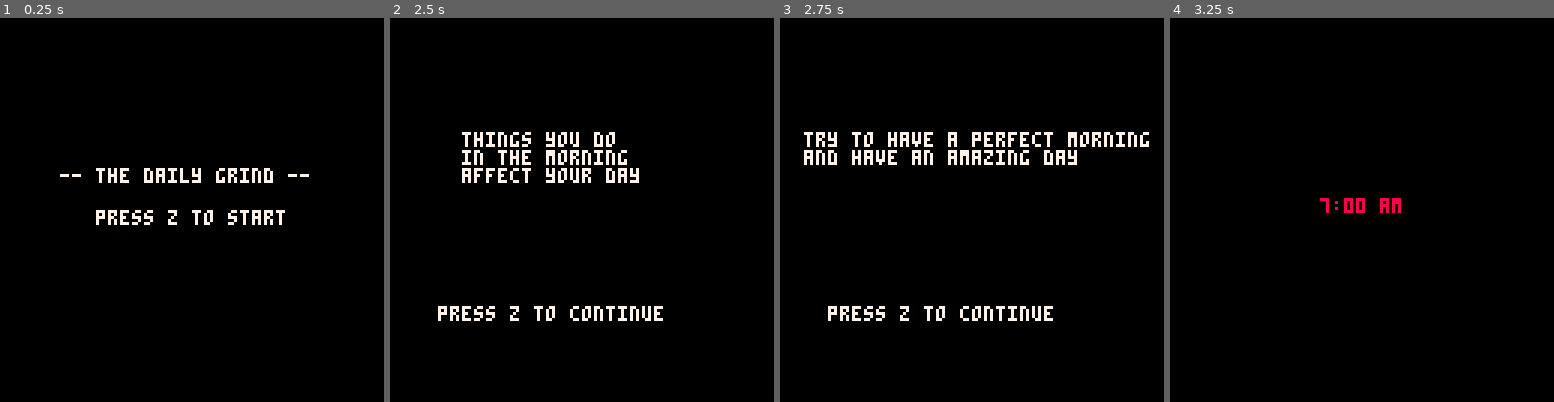
Above: before the commit, frames 1-4 (left to right).
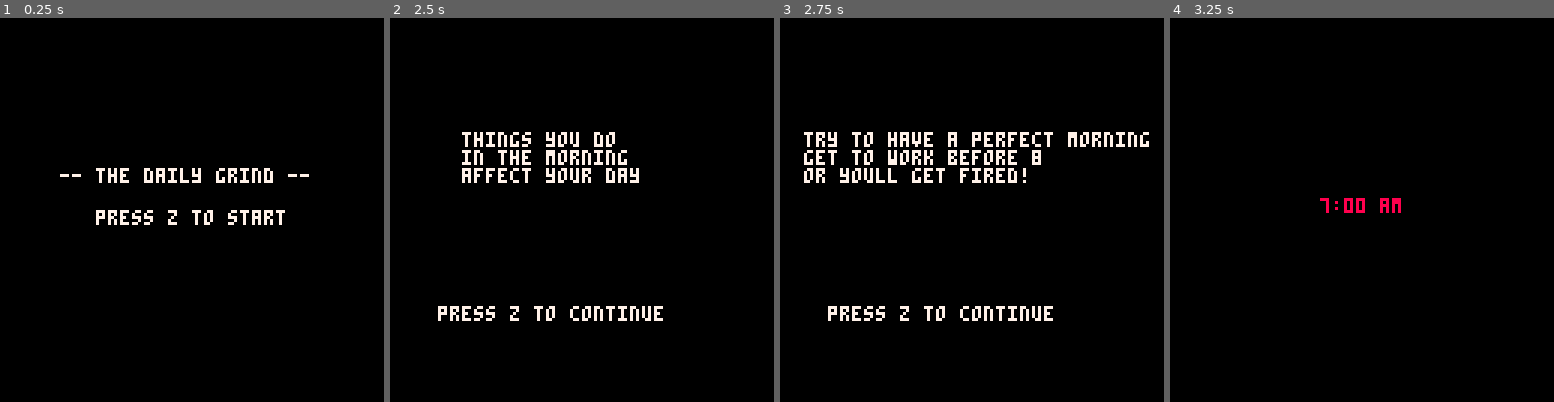
Above: after the commit, the same moments.

Repository: KTNelson/dailygrind-pico8
Game: PICO-8 cartridge dailygrind.p8
Two runs of this game, one before a commit and one after it. Both use one fixed random seed, a clock stepped at 60 frames per second and the inputs below.
Inputs:
- Up to frame 1 (0.25 s): no input
- Up to frame 2 (2.5 s): tap X (X key) at 0.33, 1.07, 1.85 s; tap O (Z key) at 0.7, 1.7, 2.1 s; hold Right 1.6-2.1 s; hold Up 2.15-2.42 s; hold Right from 2.47 s (still down)
- Up to frame 3 (2.75 s): keep holding Right; tap O (Z key) at 2.5 s
- Up to frame 4 (3.25 s): tap O (Z key) at 2.9 s; tap X (X key) at 2.97 s; release Right at 3.03 s; hold Left from 3.08 s (still down)

Frames 1-2 are identical in both runs. In frame 3, 1.9% of the frame differs, in the area x 6-78%, y 34-43%; in frame 4, nothing differs.

Commit message:
all done

Diff:
--- a/dailygrind.p8
+++ b/dailygrind.p8
@@ -212,7 +212,7 @@
  -- make player top left
   pl = make_actor(2.6,11.5)
   pl.spr = 49
-
+  btnp(4)
   make_dog()
   make_tv()
   make_washer()
@@ -396,10 +396,11 @@
           tasks[11].days_since_completion = 0
           gamestate = "result"
           music(-1)
-          --return
+          return
         end
-        gamestate = "win"
       end
+      gamestate = "win"
+      sfx(22, 1)
     end
   end
 end
@@ -510,6 +511,8 @@
       gamestate = "intro4"
     elseif gamestate == "intro4" then
       gamestate = "alarm"
+    elseif gamestate == "win" then
+      run()
     elseif gamestate == "result" then
       warning_index = 0
       reset_game()
@@ -526,9 +529,6 @@
   end
   if btnp(5) then
     if gamestate == "failure" then
-      run()
-    end
-    if gamestate == "win" then
       run()
     end
   end
@@ -559,6 +559,7 @@
   if timervar == 60 then
     gamestate = "failure"
     music(-1)
+    sfx(21, 0)
   end
 
   if framecount % 15 == 0 and framecount ~= 0 then
@@ -878,10 +877,13 @@
     elseif gamestate == "intro4" then
       print("\
       try to have a perfect morning\
-      and have an amazing day", -16, 32, 7)
+      get to work before 8\
+      or youll get fired!", -16, 32, 7)
       print("press z to continue", 16, 96, 7)
-    end
-
+    elseif gamestate == "win" then
+      print(endingstrings[5], 32, 64, 7)
+      print("press z to restart", 16, 96, 7)
+    end
 
 end
 
@@ -898,7 +900,7 @@
 improvement plan."
 endingstrings[4] = "you had a good day at work.\
 well done."
-endingstrings[5] = "you had an exceptional day at work\
+endingstrings[5] = "exceptional day at work\
 in a shock result\
 you were elected president."
 
